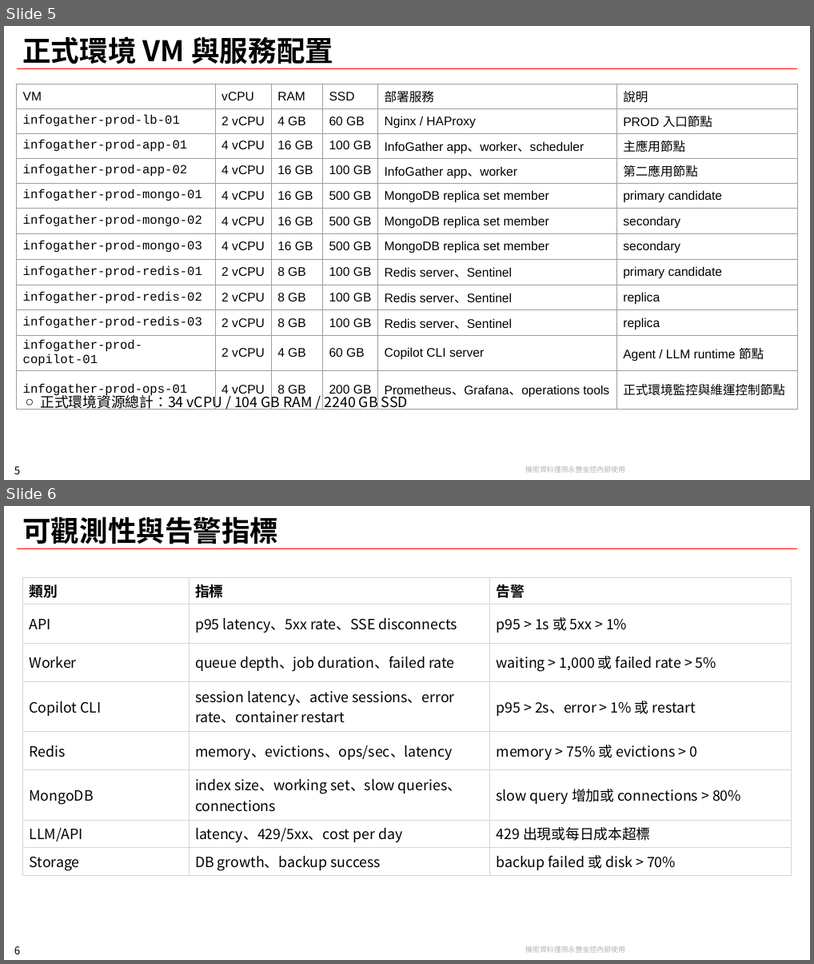
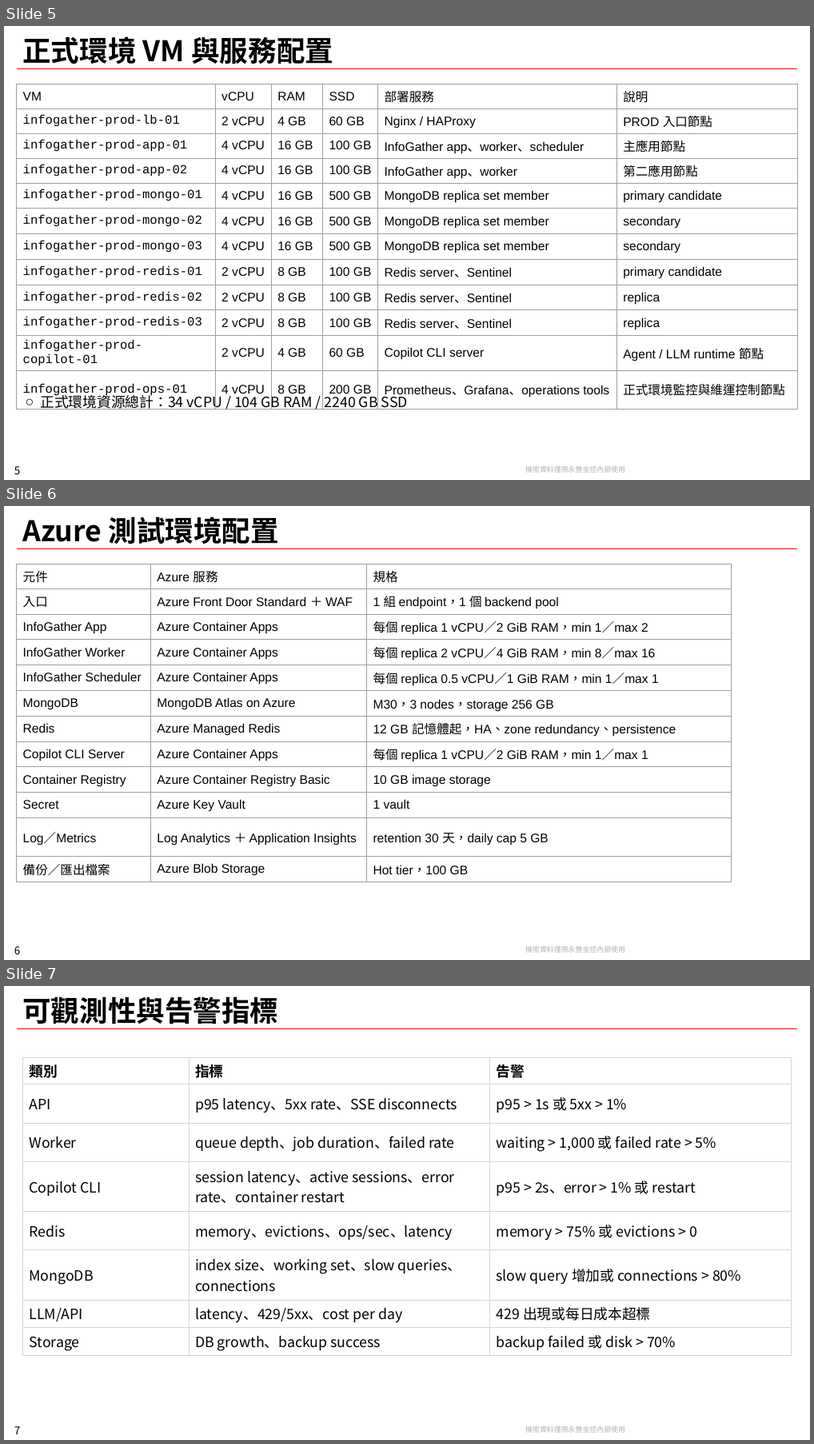
Before and after one commit to chunkai1312/temp, a slide deck: infogather.pptx. Shown one above the other, each under a label of ours: slides 5 and 6 before the commit, slides 5, 6 and 7 after it. The pictures are 814x964 and 814x1444 pixels, drawn with LibreOffice and Linux fonts; fonts in the diff are those of the drawing; background and template pictures are left out. Boxes give left, top, right and bottom in pixels: in the first picture for what was removed or moved away, otherwise in the second. Text is boxed around its words. In the diff, an @@ line names an element or a change of style, - is before the commit and + after.

```diff
--- a/infogather.pptx
+++ b/infogather.pptx
@@ slide 6 added at (4,506,810,960), background #FFFFFF; not listed: 3 template elements that a slide beside it also shows @@
@@ title added at (22,516,279,544), 32 pt, text #000000, bold @@
+Azure 測試環境配置
@@ table added at (17,564,732,879), 12 rows, 3 columns @@
+元件 | Azure 服務 | 規格
+入口 | Azure Front Door Standard ＋ WAF | 1 組 endpoint，1 個 backend pool
+InfoGather App | Azure Container Apps | 每個 replica 1 vCPU／2 GiB RAM，min 1／max 2
+InfoGather Worker | Azure Container Apps | 每個 replica 2 vCPU／4 GiB RAM，min 8／max 16
+InfoGather Scheduler | Azure Container Apps | 每個 replica 0.5 vCPU／1 GiB RAM，min 1／max 1
+MongoDB | MongoDB Atlas on Azure | M30，3 nodes，storage 256 GB
+Redis | Azure Managed Redis | 12 GB 記憶體起，HA、zone redundancy、persistence
+Copilot CLI Server | Azure Container Apps | 每個 replica 1 vCPU／2 GiB RAM，min 1／max 1
+Container Registry | Azure Container Registry Basic | 10 GB image storage
+Secret | Azure Key Vault | 1 vault
+Log／Metrics | Log Analytics ＋ Application Insights | retention 30 天，daily cap 5 GB
+備份／匯出檔案 | Azure Blob Storage | Hot tier，100 GB
@@ what was slide 6 is now slide 7 @@
@@ page number at (14,1426,20,1434): text changed @@
-6
+7
```
Also in this commit, not shown: 1 other file.
